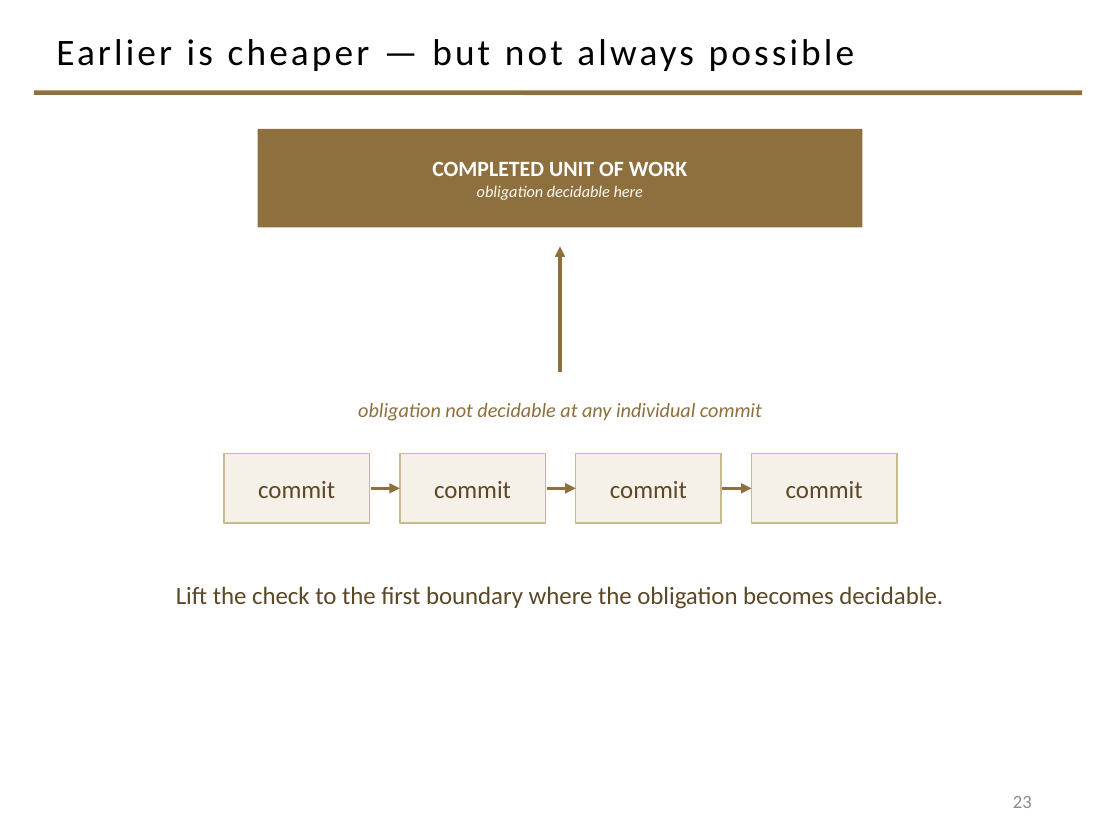
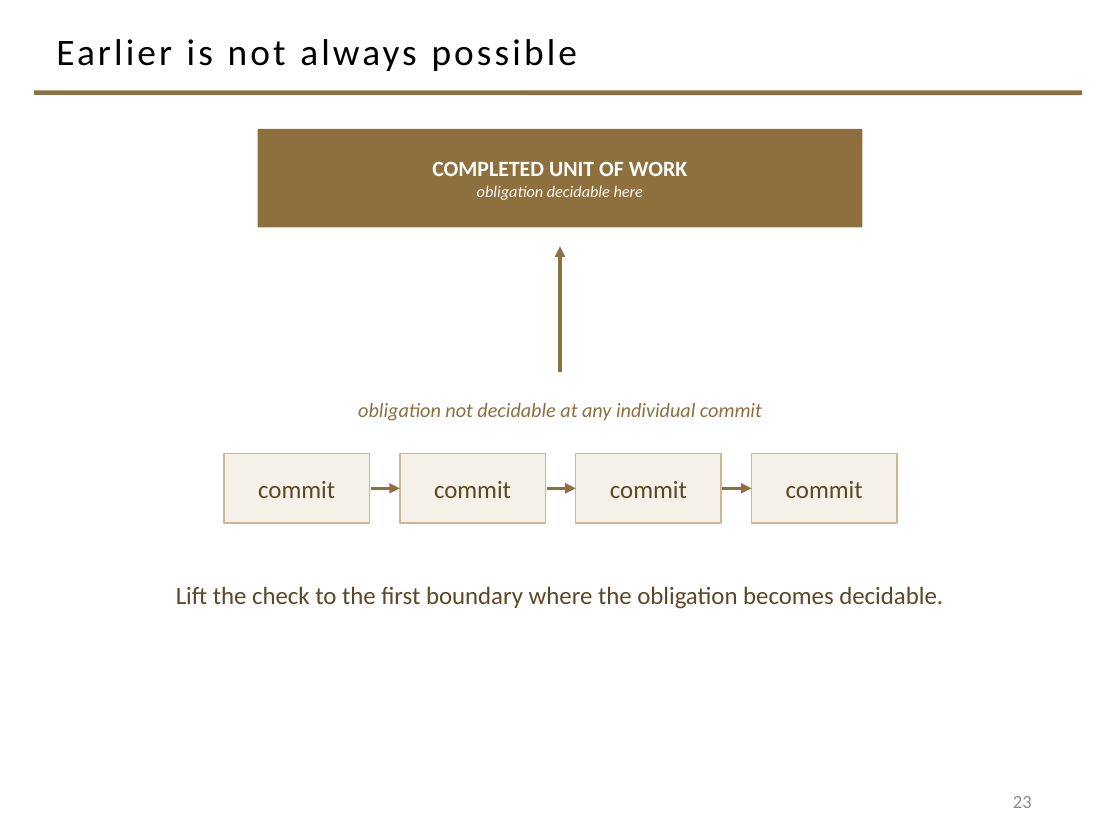
Before and after one commit to davisjam/model-based-agentic-software-engineering, a slide deck: slide 23 of course/lectures/act-2-delegation-and-control/03-alignment/2-3-Alignment.pptx. Drawn at 1120x840 pixels with LibreOffice and Linux fonts; fonts in the diff are those of the drawing; background and template pictures are left out. Boxes give left, top, right and bottom in pixels: in the first picture for what was removed or moved away, otherwise in the second. Text is boxed around its words. In the diff, an @@ line names an element or a change of style, - is before the commit and + after.

```diff
--- a/course/lectures/act-2-delegation-and-control/03-alignment/2-3-Alignment.pptx
+++ b/course/lectures/act-2-delegation-and-control/03-alignment/2-3-Alignment.pptx
@@ title at [56, 39, 578, 71]: text changed @@
-Earlier is cheaper — but not always possible
+Earlier is not always possible
```
Also in this commit, not shown: 10 other slides changed.
